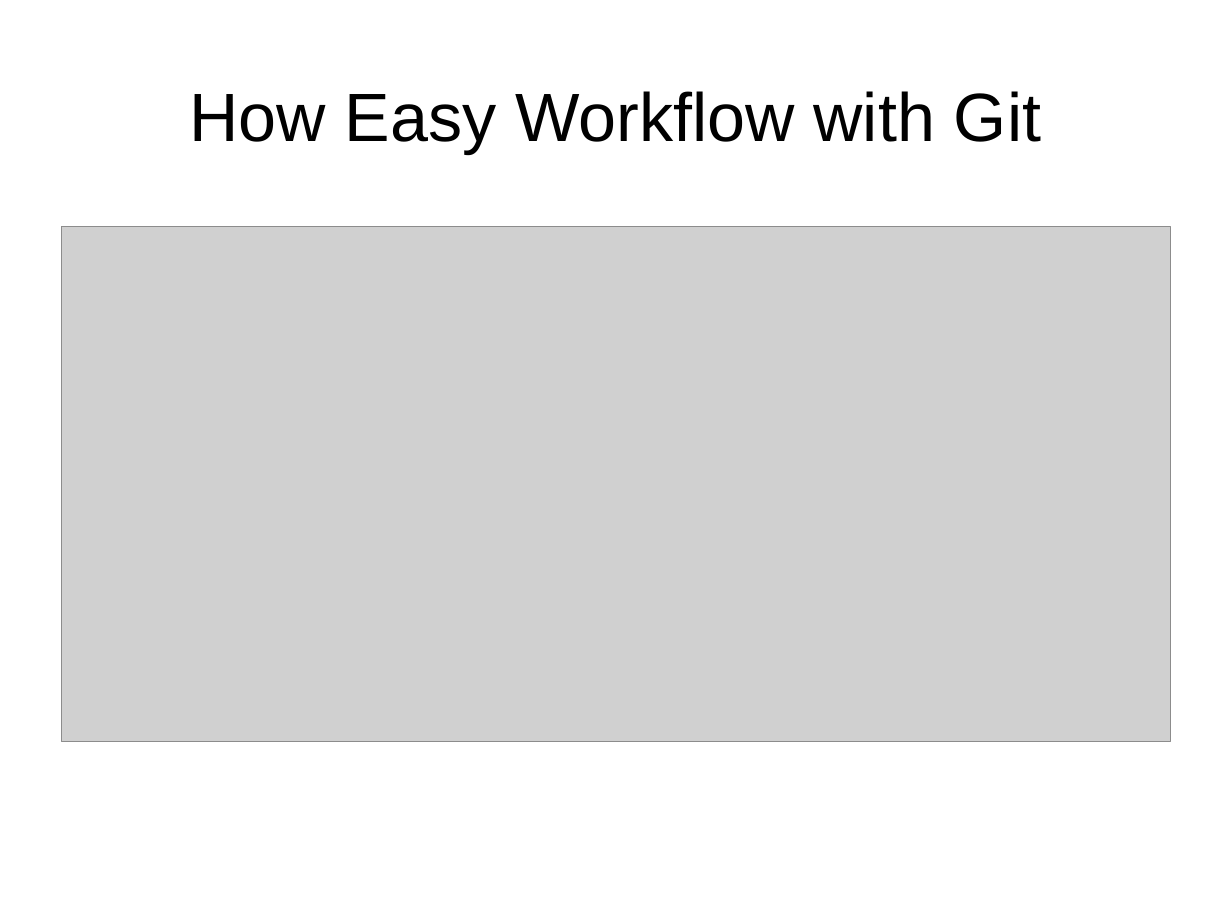
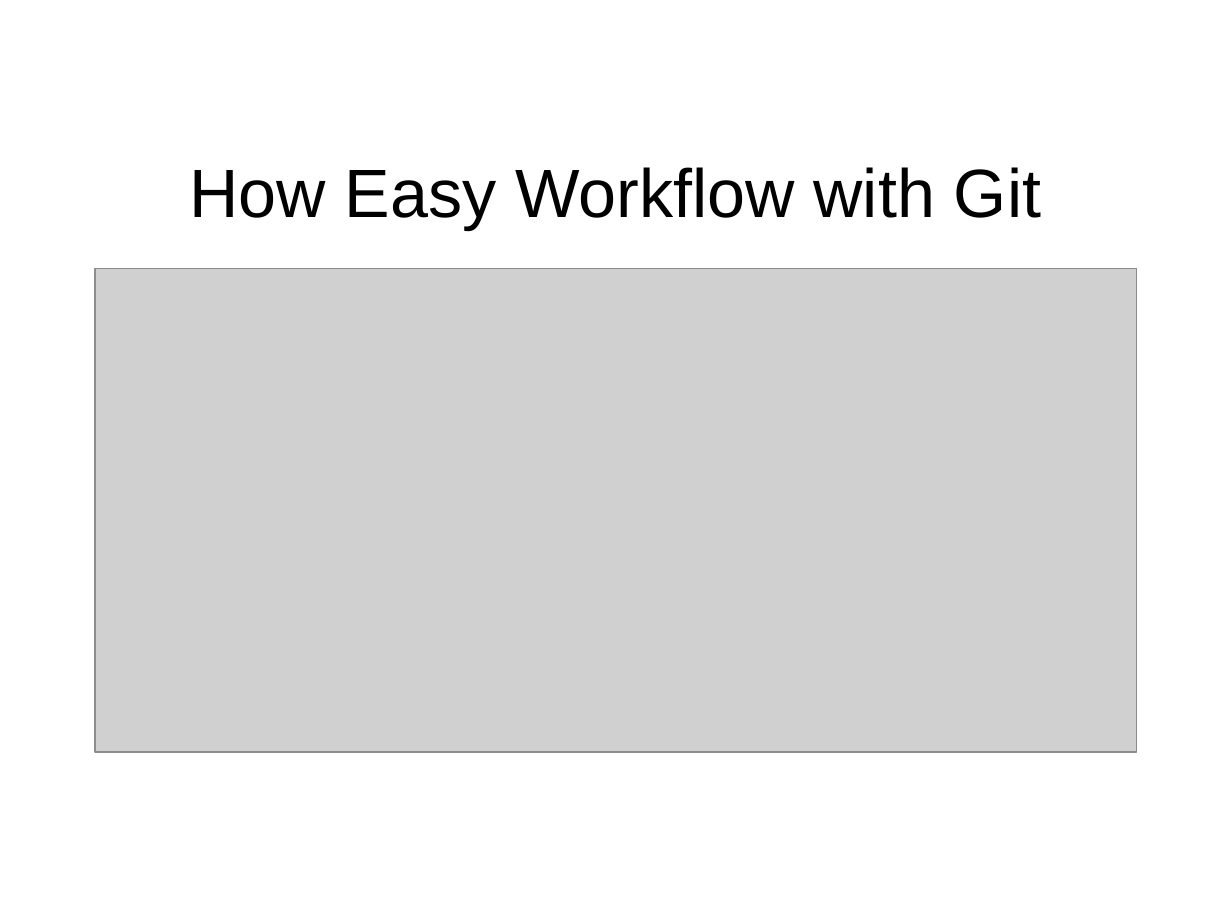
Before and after one commit to Reiuiji/Presentations, a slide deck: slide 43 of Git-Introduction/Git-Introduction.odp. Drawn at 1232x924 pixels with LibreOffice and Linux fonts; fonts in the diff are those of the drawing; grey boxes stand for pictures; background and template pictures are left out. Boxes give left, top, right and bottom in pixels: in the first picture for what was removed or moved away, otherwise in the second. Text is boxed around its words. In the diff, an @@ line names an element or a change of style, - is before the commit and + after.

```diff
--- a/Git-Introduction/Git-Introduction.odp
+++ b/Git-Introduction/Git-Introduction.odp
@@ title "How Easy Workflow with Git": place and size @@
-title "How Easy Workflow with Git" at [189, 91, 1041, 153]
+title "How Easy Workflow with Git" at [189, 167, 1041, 230]
@@ picture: place and size @@
-picture at [61, 227, 1171, 742]
+picture at [95, 268, 1137, 752]
```
Also in this commit, not shown: 43 other slides changed.
